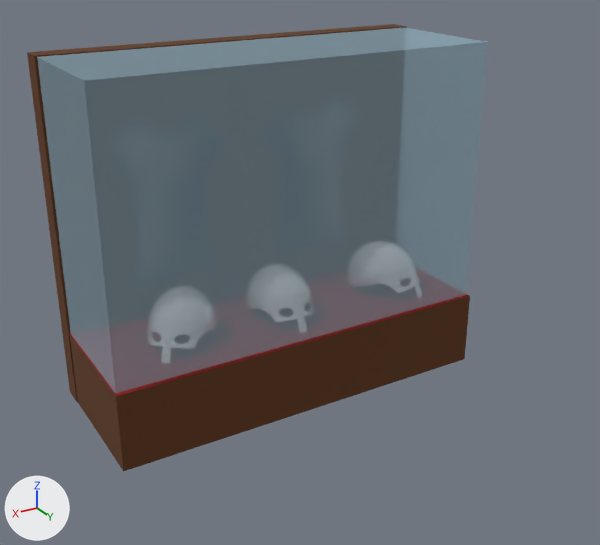
The glTF model theroom/excersizes/museum/montre_hjelme.gltf: old version first, new version second.
Camera for both pictures: a 50 mm lens placed at (4.97, 9.21, 6.13), pointed at (0.08, 1.07, 2.06). Every picture has the same lights, and +X, +Y and +Z are marked at lower left. Where no turn or scale is listed for an object, it has been applied to the vertices.
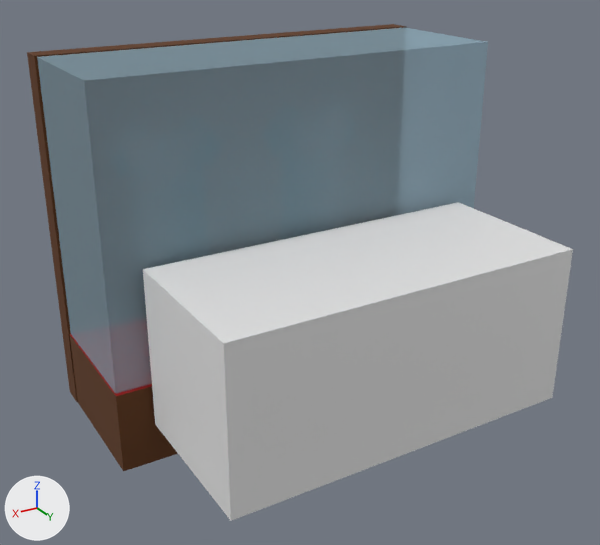
The edits, one by one:
Mesh me_cube_003 is new.
It is a box spanning x -2.25..2.25, y -1.0..1.0, z -1.0..1.0.
Object 'front.zone' (ob_front_zone) is new; it shows me_cube_003.
Its location is (-0.12, 2.14, 1.58).

Location of each change, (x1, y1, x2, y2) in pixels of the pictures (600 x 545 px):
'front.zone', added: after (143, 202, 573, 521)
'Cube.006', unchanged, covered by the edit: before (69, 294, 470, 471); after (69, 334, 178, 471)
